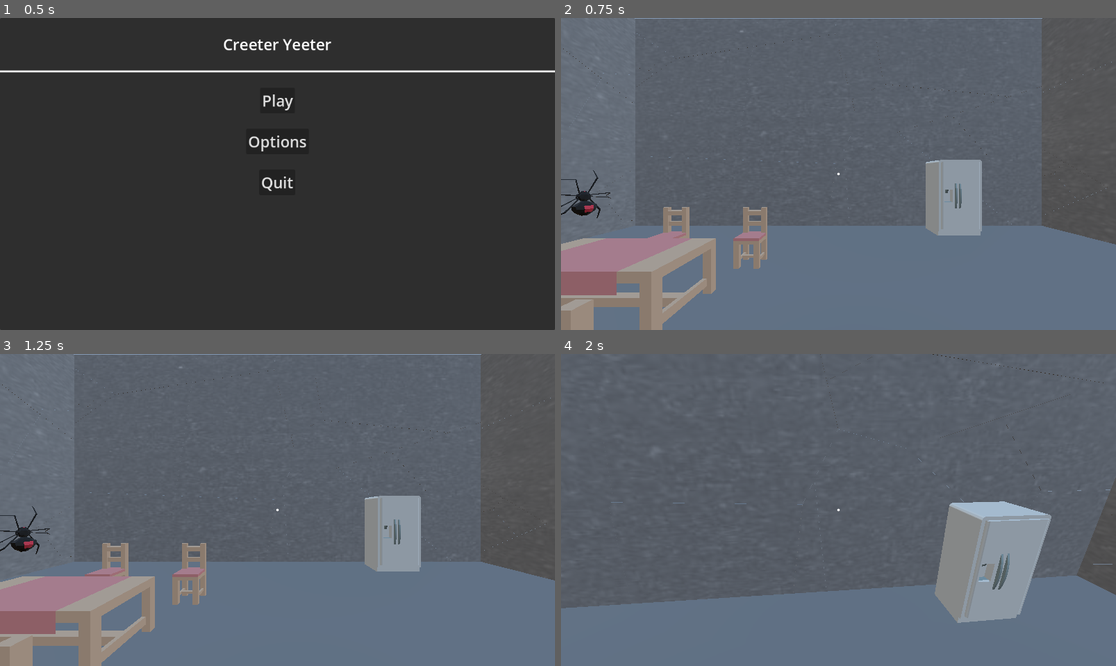
Above: before the commit, frames 1-4 (two rows, left to right).
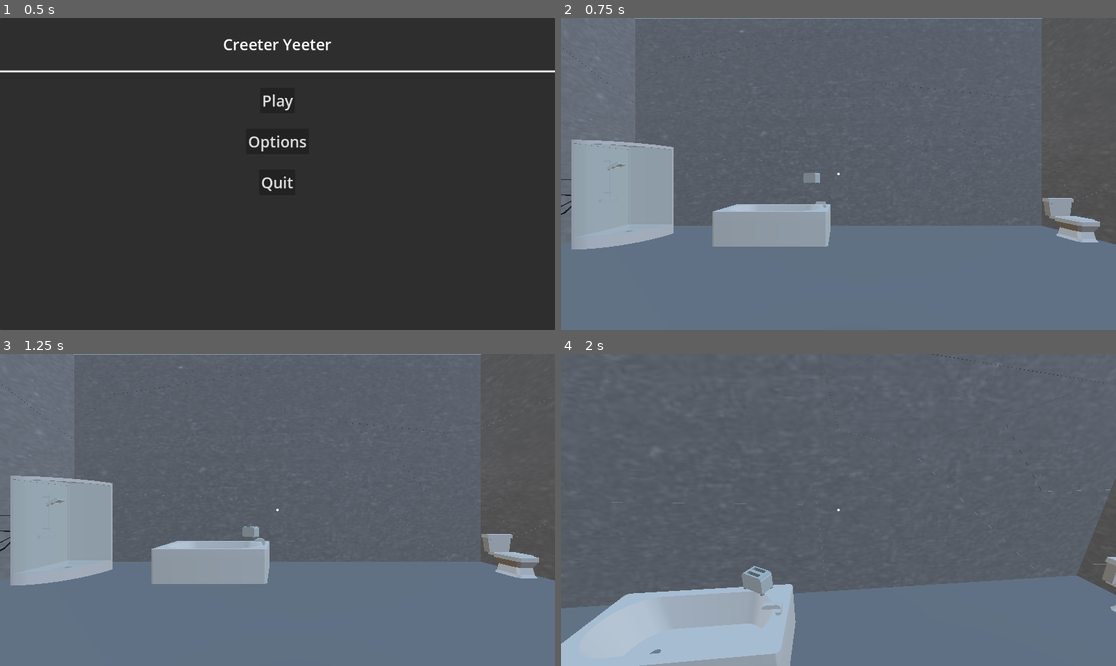
Above: after the commit, the same moments.

Repository: rcorre/wildjam84
Game: Godot game, scene res://menus/title/Title.tscn
Two runs of this game, one before a commit and one after it. Both use one fixed random seed, a clock stepped at 60 frames per second and the inputs below.
Inputs (mouse positions are in pixels of both pictures, inside the frame that each line leads up to):
- Up to frame 1 (0.5 s): no input
- Up to frame 2 (0.75 s): click "Play" at 0.5 s
- Up to frame 3 (1.25 s): no input
- Up to frame 4 (2 s): tap Enter at 1.25 s; move the mouse to (866, 510) at 1.27 s; hold W (forward) from 1.28 s (still down); hold Right mouse button (drop) from 1.28 s (still down); tap Space (jump) at 1.52 s

Frame 1 is identical in both runs. In frame 2, 18% of the frame differs, in the area x 0-98%, y 38-100%; in frame 3, 18%; in frame 4, 16%.

Commit message:
Add livingroom1 furniture set

Diff:
--- /dev/null
+++ b/scenes/Level/Rooms/FurnitureSets/LivingRoom1.tscn
@@ -0,0 +1,68 @@
+[gd_scene load_steps=14 format=3 uid="uid://c1b2hoorv03px"]
+
+[ext_resource type="PackedScene" uid="uid://b16x8iuvphqc0" path="res://assets/models/furniture/bookcaseOpen.glb" id="4_f0f37"]
+[ext_resource type="PackedScene" uid="uid://baffn6pa3mlrq" path="res://assets/models/furniture/cabinetTelevision.glb" id="6_4xjmh"]
+[ext_resource type="PackedScene" uid="uid://bj7ces5xnjfta" path="res://assets/models/furniture/coatRackStanding.glb" id="7_ero8x"]
+[ext_resource type="PackedScene" uid="uid://c4ry7peuctyxl" path="res://assets/models/furniture/loungeChair.glb" id="8_fn8tq"]
+[ext_resource type="PackedScene" uid="uid://bpf3hnpj21dcl" path="res://assets/models/furniture/loungeChairRelax.glb" id="9_v4w0j"]
+[ext_resource type="PackedScene" uid="uid://djr5j7jkl6ipd" path="res://assets/models/furniture/lampRoundFloor.glb" id="13_2qx4k"]
+[ext_resource type="PackedScene" uid="uid://dmgukvni8wjpe" path="res://assets/models/furniture/loungeSofa.glb" id="13_6vdfs"]
+[ext_resource type="PackedScene" uid="uid://hljh8mdowx1u" path="res://assets/models/furniture/loungeSofaCorner.glb" id="14_e2xxj"]
+[ext_resource type="PackedScene" uid="uid://uiiww5n1g3mb" path="res://assets/models/furniture/loungeSofaOttoman.glb" id="16_0o1dx"]
+[ext_resource type="PackedScene" uid="uid://c8hfwps7hb0d2" path="res://assets/models/furniture/sideTable.glb" id="17_gen1s"]
+[ext_resource type="PackedScene" uid="uid://knkarabaypf2" path="res://assets/models/furniture/speaker.glb" id="18_46d4g"]
+[ext_resource type="PackedScene" uid="uid://b33o1jj8rct82" path="res://assets/models/furniture/tableCoffeeSquare.glb" id="19_jmig7"]
+[ext_resource type="PackedScene" uid="uid://cg7m24dgiv0v1" path="res://assets/models/furniture/televisionModern.glb" id="20_84k1h"]
+
+[node name="LivingRoom1" type="Node3D"]
+
+[node name="bookcaseOpen" parent="." instance=ExtResource("4_f0f37")]
+transform = Transform3D(0.987325, 0, -1.12924, 0, 1.5, 0, 1.12924, 0, 0.987325, -5.05703, 0, 4.51264)
+
+[node name="cabinetTelevision" parent="." instance=ExtResource("6_4xjmh")]
+transform = Transform3D(1.5, 0, 0, 0, 1.5, 0, 0, 0, 1.5, 1.54033, 0, 0.301304)
+
+[node name="coatRackStanding" parent="." instance=ExtResource("7_ero8x")]
+transform = Transform3D(1.5, 0, 0, 0, 1.5, 0, 0, 0, 1.5, -5.02881, 0, -4.92123)
+
+[node name="loungeChair" parent="." instance=ExtResource("8_fn8tq")]
+transform = Transform3D(0.468701, 0, 1.42489, 0, 1.5, 0, -1.42489, 0, 0.468701, -1.75309, 0, -2.1164)
+
+[node name="loungeChairRelax" parent="." instance=ExtResource("9_v4w0j")]
+transform = Transform3D(1.40619, 0, 0.522146, 0, 1.5, 0, -0.522146, 0, 1.40619, -0.162846, 0, -3.80717)
+
+[node name="loungeSofa" parent="." instance=ExtResource("13_6vdfs")]
+transform = Transform3D(-6.55671e-08, 0, 1.5, 0, 1.5, 0, -1.5, 0, -6.55671e-08, -5.10242, 0, 3.17141)
+
+[node name="loungeSofaCorner" parent="." instance=ExtResource("14_e2xxj")]
+transform = Transform3D(1.5, 0, 0, 0, 1.5, 0, 0, 0, 1.5, 3, 0, -3.1795)
+
+[node name="loungeSofaOttoman" parent="." instance=ExtResource("16_0o1dx")]
+transform = Transform3D(1.5, 0, 0, 0, 1.5, 0, 0, 0, 1.5, -1.18871, 0, -2.3204)
+
+[node name="sideTable" parent="." instance=ExtResource("17_gen1s")]
+transform = Transform3D(1.5, 0, 0, 0, 1.5, 0, 0, 0, 1.5, -3, 0, 5.22105)
+
+[node name="speaker" parent="." instance=ExtResource("18_46d4g")]
+transform = Transform3D(-1.5, 0, -1.31134e-07, 0, 1.5, 0, 1.31134e-07, 0, -1.5, 4.13452, 0, 0.238094)
+
+[node name="speaker2" parent="." instance=ExtResource("18_46d4g")]
+transform = Transform3D(-1.5, 0, -1.31134e-07, 0, 1.5, 0, 1.31134e-07, 0, -1.5, 0.335533, 0, 0.238094)
+
+[node name="tableCoffeeSquare" parent="." instance=ExtResource("19_jmig7")]
+transform = Transform3D(1.5, 0, 0, 0, 1.5, 0, 0, 0, 1.5, 3.59024, 0, -2.3933)
+
+[node name="televisionModern" parent="." instance=ExtResource("20_84k1h")]
+transform = Transform3D(-1.5, 0, -1.31134e-07, 0, 1.5, 0, 1.31134e-07, 0, -1.5, 2.00467, 0.984404, 0.332862)
+
+[node name="lampRoundFloor" parent="." instance=ExtResource("13_2qx4k")]
+transform = Transform3D(1.5, 0, 0, 0, 1.5, 0, 0, 0, 1.5, -4.87908, -0.0149872, 0.0192828)
+
+[node name="OmniLight3D" type="OmniLight3D" parent="lampRoundFloor"]
+transform = Transform3D(0.666667, 0, 0, 0, 0.666667, 0, 0, 0, 0.666667, -0.143753, 1.14971, 0.0575016)
+
+[node name="lampRoundFloor2" parent="." instance=ExtResource("13_2qx4k")]
+transform = Transform3D(1.5, 0, 0, 0, 1.5, 0, 0, 0, 1.5, 1.84223, -0.0149872, -5.39703)
+
+[node name="OmniLight3D" type="OmniLight3D" parent="lampRoundFloor2"]
+transform = Transform3D(0.666667, 0, 0, 0, 0.666667, 0, 0, 0, 0.666667, -0.143753, 1.14971, 0.0575016)
--- a/scenes/Level/Rooms/Room.tscn
+++ b/scenes/Level/Rooms/Room.tscn
@@ -6,8 +6,9 @@
 [ext_resource type="PackedScene" uid="uid://dq32mrx7dfa67" path="res://scenes/Level/Rooms/FurnitureSets/Bedroom1.tscn" id="4_u1muq"]
 [ext_resource type="PackedScene" uid="uid://buf3nc0simv06" path="res://scenes/Level/Rooms/FurnitureSets/Bathroom1.tscn" id="5_12eac"]
 [ext_resource type="PackedScene" uid="uid://cfgn12hm245fi" path="res://scenes/Level/Rooms/FurnitureSets/Kitchen1.tscn" id="6_4mnbc"]
+[ext_resource type="PackedScene" uid="uid://c1b2hoorv03px" path="res://scenes/Level/Rooms/FurnitureSets/LivingRoom1.tscn" id="7_j2tat"]
 
 [node name="Room" type="Node3D"]
 script = ExtResource("1_ftteg")
 walls = Array[PackedScene]([ExtResource("2_xgo5k"), ExtResource("3_u1muq")])
-furniture_sets = Array[PackedScene]([ExtResource("4_u1muq"), ExtResource("5_12eac"), ExtResource("6_4mnbc")])
+furniture_sets = Array[PackedScene]([ExtResource("4_u1muq"), ExtResource("5_12eac"), ExtResource("6_4mnbc"), ExtResource("7_j2tat")])
Not shown: 1 places in scenes/Level/Rooms/Room.tscn that only renumber resources
